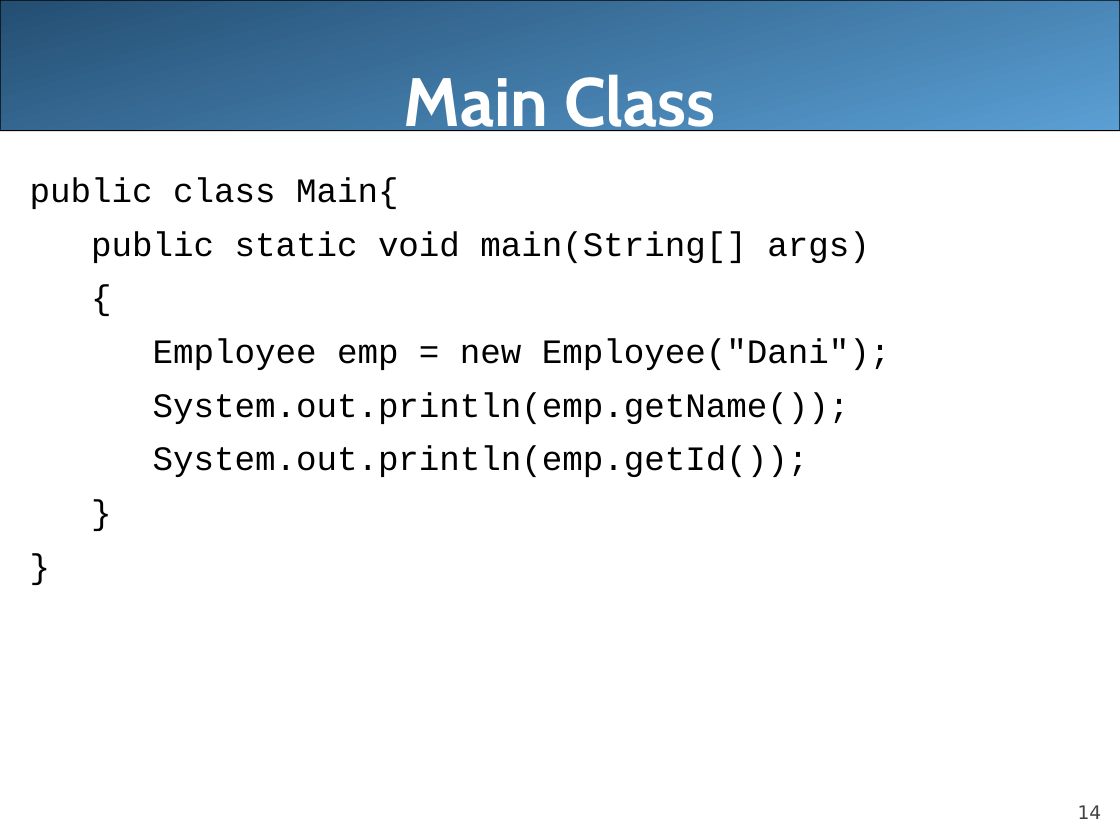
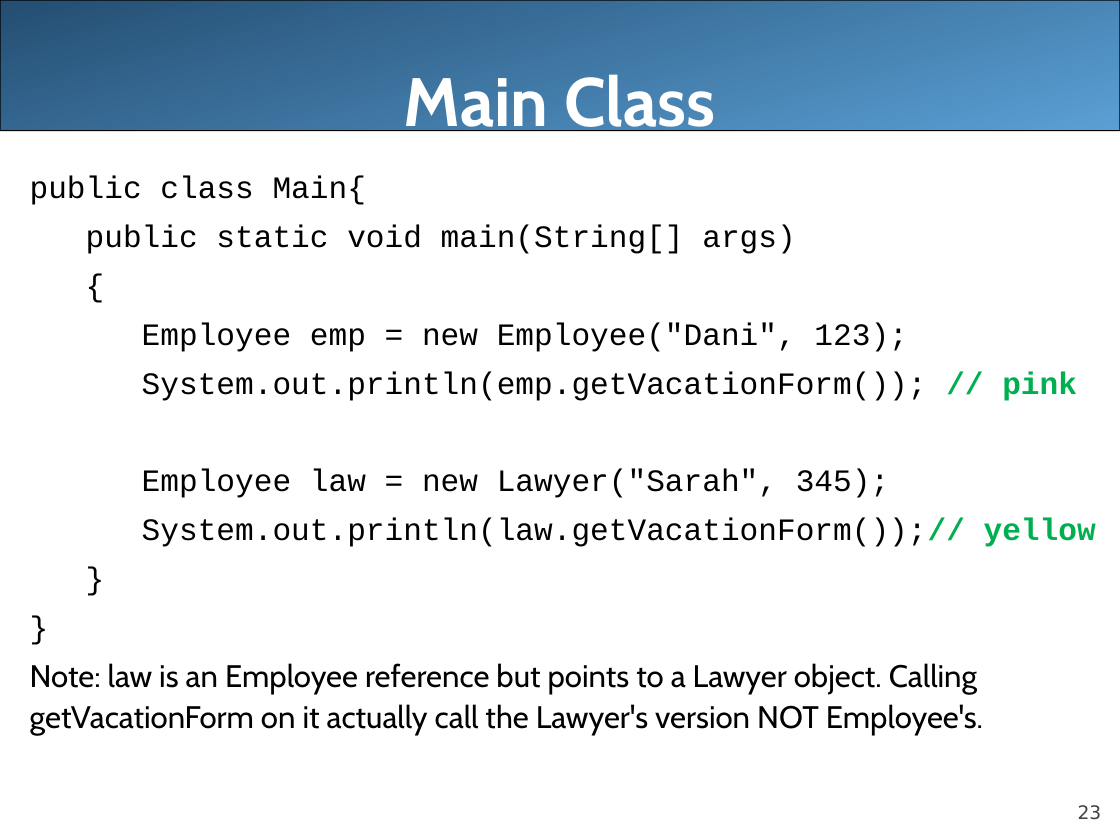
Before and after one commit to LongBaoNguyen/longbaonguyen.github.io, a slide deck: slide 23 of courses/apcsa/lecture21.ppt (slide 14 before the commit). Drawn at 1120x840 pixels with LibreOffice and Linux fonts; fonts in the diff are those of the drawing. Boxes give left, top, right and bottom in pixels: in the first picture for what was removed or moved away, otherwise in the second. Text is boxed around its words. In the diff, an @@ line names an element or a change of style, - is before the commit and + after.

```diff
--- a/courses/apcsa/lecture21.ppt
+++ b/courses/apcsa/lecture21.ppt
@@ text at (x1=30, y1=176, x2=795, y2=254): size 22 to 20 pt in "public class Main{", "public static void main(String[] args)", "{", "}" and 1 more places @@
@@ text at (x1=142, y1=322, x2=1096, y2=547): text changed; size 22 to 20 pt @@
-Employee emp = new Employee("Dani");
-System.out.println(emp.getName());
-System.out.println(emp.getId());
+Employee emp = new Employee("Dani", 123);
+System.out.println(emp.getVacationForm()); // pink
+Employee law = new Lawyer("Sarah", 345);
+System.out.println(law.getVacationForm());// yellow
@@ text at (x1=30, y1=663, x2=983, y2=735): paragraph added @@
+Note: law is an Employee reference but points to a Lawyer object. Calling getVacationForm on it actually call the Lawyer's version NOT Employee's.
@@ page number at (x1=1078, y1=805, x2=1102, y2=820): text changed @@
-14
+23
```
Also in this commit, not shown: 10 other slides changed, 14 slides added, 9 slides removed, 5 other files.
